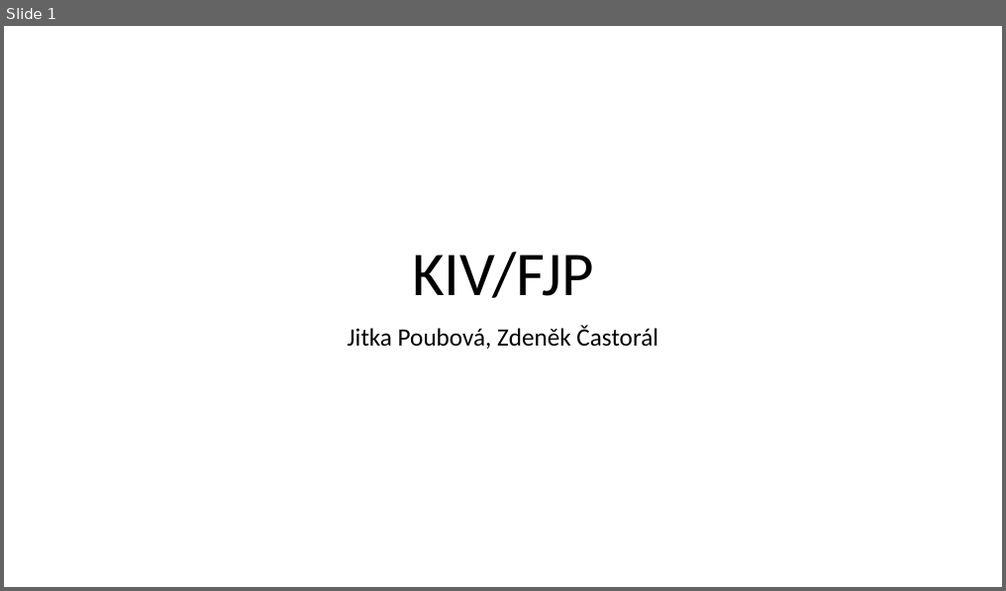
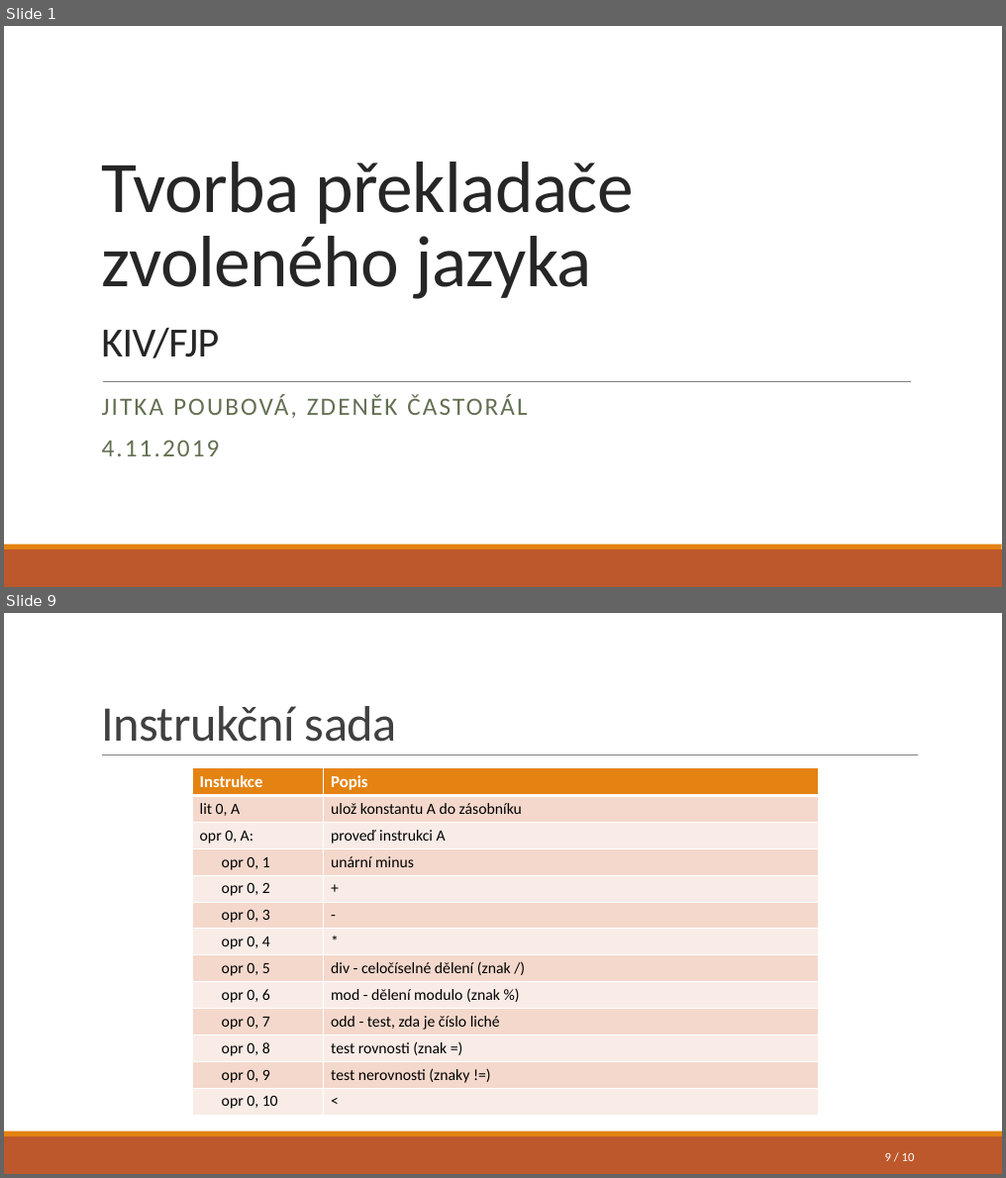
Before and after one commit to JitkaP/FJP-project, a slide deck: presentation/1 (4.11.).pptx. Shown one above the other, each under a label of ours: slide 1 before the commit, slides 1 and 9 after it; the slides between them are not shown. The pictures are 1006x591 and 1006x1178 pixels, drawn with LibreOffice and Linux fonts; fonts in the diff are those of the drawing. Boxes give left, top, right and bottom in pixels: in the first picture for what was removed or moved away, otherwise in the second. Text is boxed around its words. In the diff, an @@ line names an element or a change of style, - is before the commit and + after.

Commit message:
- updated grammar - updated presentation - final version

```diff
--- a/presentation/1 (4.11.).pptx
+++ b/presentation/1 (4.11.).pptx
@@ slide 9 added at bbox=[4, 613, 1002, 1174], background #FFFFFF; not listed: 2 template elements that a slide beside it also shows @@
@@ title added at bbox=[101, 706, 397, 742], 48 pt, text #404040 @@
+Instrukční sada
@@ line added from (102, 756) to (918, 756), #808080 0.5 pt @@
@@ table added at bbox=[193, 768, 819, 1114], 13 rows, 2 columns @@
+Instrukce | Popis
+lit 0, A | ulož konstantu A do zásobníku
+opr 0, A: | proveď instrukci A
+opr 0, 1 | unární minus
+opr 0, 2 | +
+opr 0, 3 | -
+opr 0, 4 | *
+opr 0, 5 | div - celočíselné dělení (znak /)
+opr 0, 6 | mod - dělení modulo (znak %)
+opr 0, 7 | odd - test, zda je číslo liché
+opr 0, 8 | test rovnosti (znak =)
+opr 0, 9 | test nerovnosti (znaky !=)
+opr 0, 10 | <
@@ page number added at bbox=[885, 1154, 915, 1161], 12 pt, text #FFFFFF @@
+9 / 10
@@ slide 1 changed as well @@
@@ title at bbox=[101, 162, 634, 359]: text changed; size 60 to 70 pt; text colour #000000 to #262626 @@
-KIV/FJP
+Tvorba překladače zvoleného jazyka
+KIV/FJP
@@ line added from (103, 381) to (912, 381), #808080 0.5 pt @@
@@ subtitle at bbox=[102, 395, 527, 457]: text changed; text colour #000000 to #637052 @@
-Jitka Poubová, Zdeněk Častorál
+JITKA POUBOVÁ, ZDENĚK ČASTORÁL
+4.11.2019
@@ rectangle added at bbox=[4, 550, 1002, 587], fill #BD582C @@
@@ rectangle added at bbox=[4, 545, 1002, 550], fill #E48312 @@
```
Also in this commit, not shown: 2 other slides changed, 7 other slides added, 1 other file.
